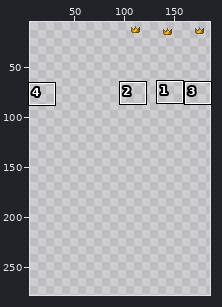
One commit to this sprite sheet: players/wizard/creator/sprites/Hat/Winner.png. The picture above shows the old version from afar; the outline marks the close-up.
Close-up. Before the commit:
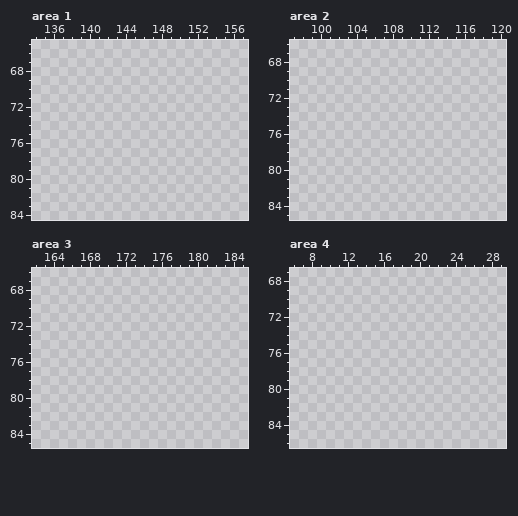
The file is 192x288 pixels. Shown: area 1: x 134..157, y 65..84; area 2: x 97..120, y 66..85; area 3: x 162..185, y 66..85; area 4: x 6..29, y 67..86. The wide view leaves out empty margins. The commit also changed other parts of the picture, which this record leaves out.
Palette (. is transparent): 
The result:
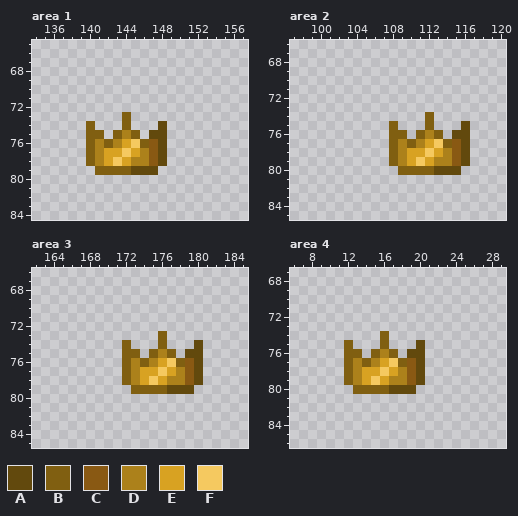
Colours new in this view: A #62490d  B #805f11  C #895913  D #ac811b  E #d8a222  F #f5c960
Changes in this commit:
Changed rows in their new state; - is an unchanged pixel.
Area 1:
first column x 140:
73 ----B----
74 B---B---A
75 BB-BDB-AA
76 BDBDEFBCA
77 BDEEFEDCA
78 BDEFEDDCA
79 -BBBBAAA-
Area 2:
first column x 108:
74 ----B----
75 B---B---A
76 BB-BDB-AA
77 BDBDEFBCA
78 BDEEFEDCA
79 BDEFEDDCA
80 -BBBBAAA-
Area 3:
first column x 172:
73 ----B----
74 B---B---A
75 BB-BDB-AA
76 BDBDEFBCA
77 BDEEFEDCA
78 BDEFEDDCA
79 -BBBBAAA-
Area 4:
first column x 12:
74 ----B----
75 B---B---A
76 BB-BDB-AA
77 BDBDEFBCA
78 BDEEFEDCA
79 BDEFEDDCA
80 -BBBBAAA-
